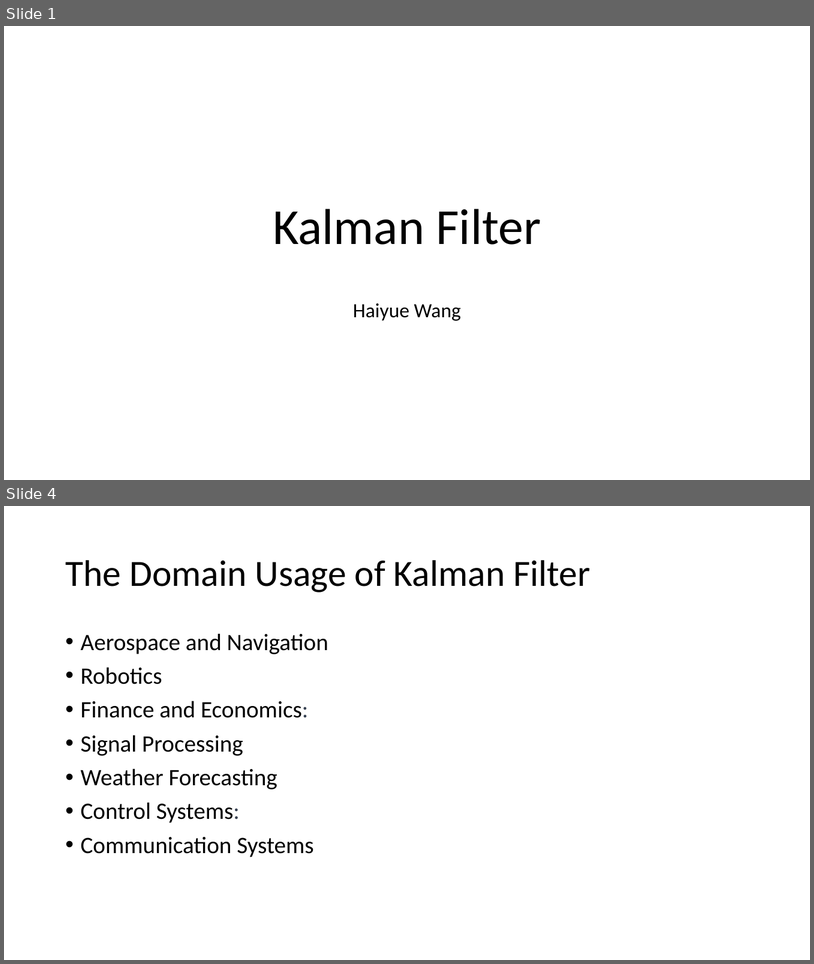
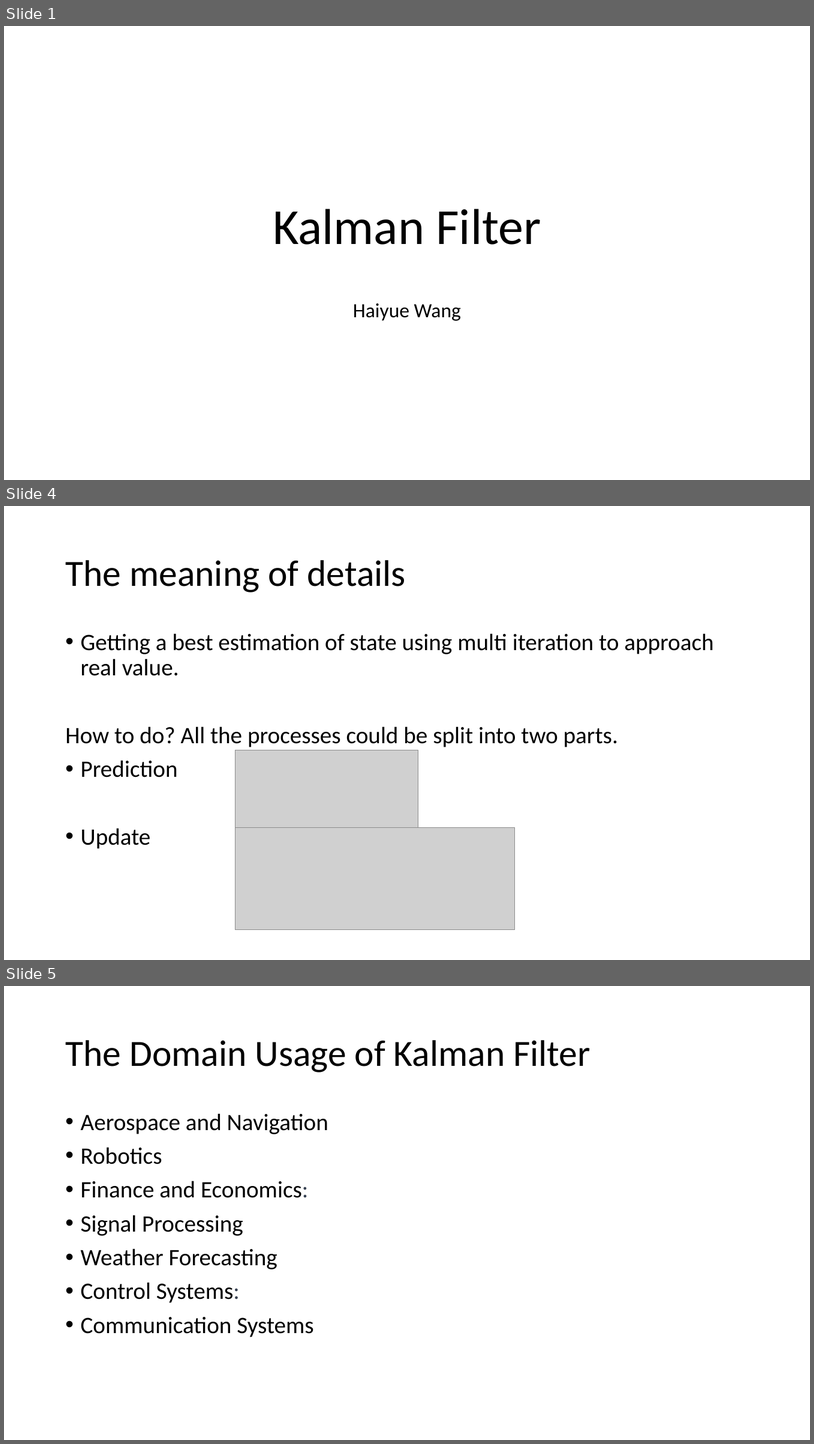
Before and after one commit to jet-w/jet-w.blog, a slide deck: src/.vuepress/public/data/unisa/AdvancedAnalytic1/project/Kalman Filter.pptx. Shown one above the other, each under a label of ours: slides 1 and 4 before the commit, slides 1, 4 and 5 after it; the slides between them are not shown. The pictures are 814x964 and 814x1444 pixels, drawn with LibreOffice and Linux fonts; fonts in the diff are those of the drawing; grey boxes stand for pictures. Boxes give left, top, right and bottom in pixels: in the first picture for what was removed or moved away, otherwise in the second. Text is boxed around its words. In the diff, an @@ line names an element or a change of style, - is before the commit and + after.

```diff
--- a/src/.vuepress/public/data/unisa/AdvancedAnalytic1/project/Kalman Filter.pptx
+++ b/src/.vuepress/public/data/unisa/AdvancedAnalytic1/project/Kalman Filter.pptx
@@ slide 4 added at <box>4,506,810,960</box>, background #FFFFFF @@
@@ title added at <box>65,560,405,592</box>, 44 pt, text #000000 @@
+The meaning of details
@@ text added at <box>65,633,714,849</box>, 28 pt, text #000000 @@
+• Getting a best estimation of state using multi iteration to approach real value.
+How to do? All the processes could be split into two parts.
+• Prediction
+• Update
@@ picture added at <box>236,750,419,827</box> @@
@@ picture added at <box>236,827,515,930</box> @@
@@ what was slide 4 is now slide 5 @@
```
Also in this commit, not shown: 2 slides changed, 1 other slide added.
